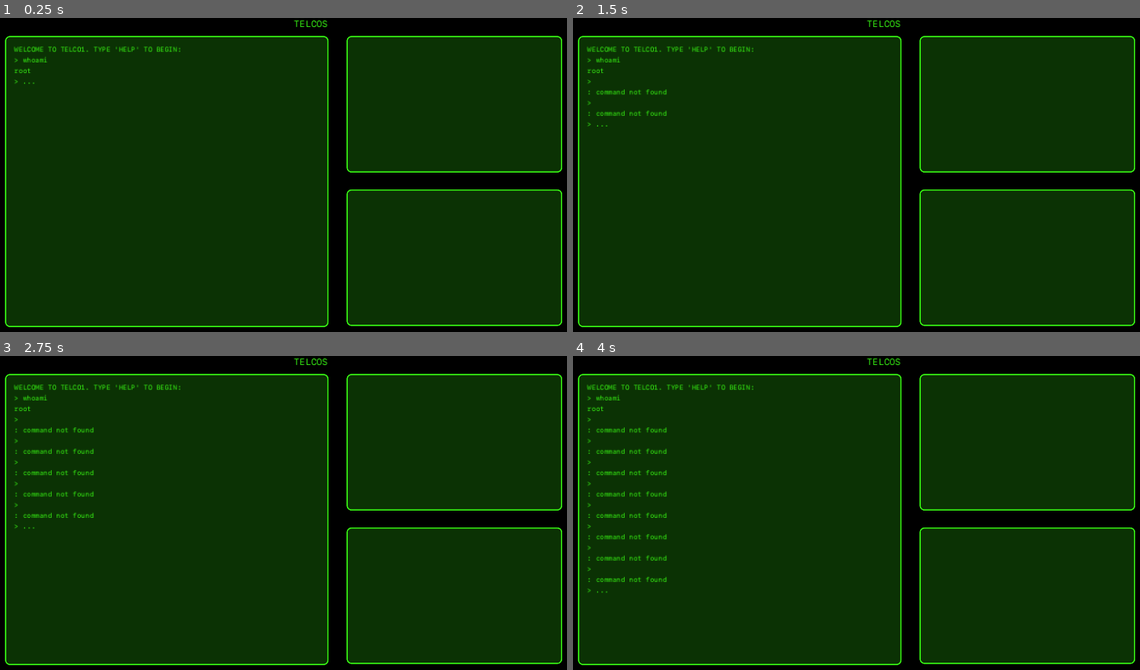
Above: before the commit, frames 1-4 (two rows, left to right).
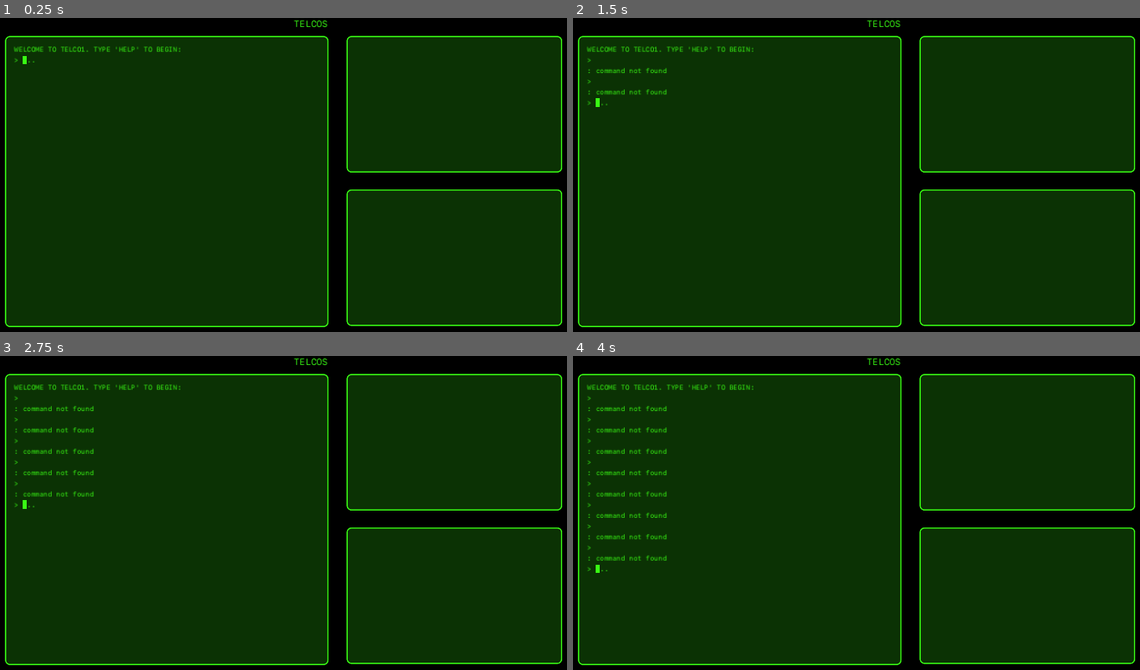
Above: after the commit, the same moments.

Repository: jwhenry28/TELCOS
Game: Godot game, scene res://scenes/main/main.tscn
The game is run twice, just before and just after one commit, with the same random seed, the same clock (stepped at 60 frames per second) and the same inputs.
Inputs:
- Up to frame 1 (0.25 s): no input
- Up to frame 2 (1.5 s): tap Enter (cmd_enter) at 0.5, 0.6 s; tap Backspace at 0.8, 1.35 s; tap Space at 1.25 s
- Up to frame 3 (2.75 s): tap Enter (cmd_enter) at 1.55, 2, 2.1 s; tap Backspace at 2.3 s
- Up to frame 4 (4 s): tap Space at 2.75 s; tap Backspace at 2.85, 3.8 s; tap Enter (cmd_enter) at 3.05, 3.5, 3.6 s

The runs differ from the first frame. In frame 1, less than 0.1% of the frame differs, in the area x 2-9%, y 12-22%; in frame 2, 0.3%, in the area x 2-17%, y 12-35%; in frame 3, 0.3%; in frame 4, 0.3%.

Commit message:
Added basic sound effects

Diff:
--- a/scenes/main/main.tscn
+++ b/scenes/main/main.tscn
@@ -1,9 +1,8 @@
-[gd_scene load_steps=7 format=3 uid="uid://dabc33oxpynev"]
+[gd_scene load_steps=6 format=3 uid="uid://dabc33oxpynev"]
 
 [ext_resource type="Script" path="res://scenes/main/main.gd" id="1_8xtc6"]
 [ext_resource type="FontFile" uid="uid://bgadrxg0ccdgb" path="res://fonts/SFMonoRegular.otf" id="1_wqm58"]
 [ext_resource type="PackedScene" uid="uid://dcu2kfgje6oqm" path="res://scenes/terminal/terminal.tscn" id="2_vjuq6"]
-[ext_resource type="Script" path="res://scenes/terminal/terminal.gd" id="3_2qah6"]
 [ext_resource type="PackedScene" uid="uid://bujr143jleqbn" path="res://scenes/telco_network/telco_network.tscn" id="6_klq8m"]
 [ext_resource type="Script" path="res://scenes/main/signal_bus.gd" id="7_7iogf"]
 
@@ -36,7 +35,6 @@
 horizontal_alignment = 1
 
 [node name="Terminal" parent="." instance=ExtResource("2_vjuq6")]
-script = ExtResource("3_2qah6")
 
 [node name="Comms" type="Panel" parent="."]
 offset_left = 640.0
--- a/scenes/main/signal_bus.gd
+++ b/scenes/main/signal_bus.gd
@@ -2,8 +2,10 @@
 
 # You can define any params to passthrough here if needed
 signal network_data(source: String, destination: String, data: String)
+signal terminal_state(state: String)
 signal change_telco(new_telco_name: String, username: String)
-signal telco_stdout(msg: String)
+signal terminal_stdout(msg: String)
+signal terminal_stderr(msg: String)
 
 
 func _ready() -> void:
--- a/scenes/telc_os/filesystem.gd
+++ b/scenes/telc_os/filesystem.gd
@@ -18,5 +18,4 @@
 
 
 func get_root_node() -> iNode:
-	print("filesystem: getting root node")
 	return $"root"
--- a/scenes/telc_os/i_node.gd
+++ b/scenes/telc_os/i_node.gd
@@ -100,8 +100,6 @@
 func verify_permissions(username:String, permission:String):
 	assert(permission == "r" or permission == "w" or permission == "x", "Invalid permission: " + permission)
 
-	print("verifying permission '" + permission + "' for " + username + " on " + self.filename)
-
 	var user_permissions = get_user_permissions(username)
 	var permission_bit = ""
 	match permission:
--- a/scenes/telc_os/telc_os.gd
+++ b/scenes/telc_os/telc_os.gd
@@ -32,7 +32,6 @@
 func _ready() -> void:
 	print("telcOS: loading")
 	filesys = $"FileSystem"
-	print("filesys type: ", filesys.get_class())
 	print("telcOS: done")
 
 
@@ -57,15 +56,6 @@
 	telco_state = TelcoState.RUNNING
 
 	load_telco_xml(telco_name)
-	print("\n\n\n" + telco_name.to_upper() + " LOADED. Sanity check:")
-	print("name: ", telco_name)
-	print("users: ", users)
-	print("shell: ", shell)
-	print("- builtins: ", shell.builtin_commands)
-	print("- guest: ", shell.guest_commands)
-	print(telco_name + " FILESYSTEM:")
-	filesys.get_tree_string_pretty()
-	filesys.get_root_node().print_inode_details(true)
 
 
 func initialize_session(username: String, cwd: String = "") -> void:
@@ -96,7 +86,6 @@
 	while parser.read() != ERR_FILE_EOF:
 		match parser.get_node_type():
 			XMLParser.NODE_ELEMENT:
-				print("NODE_ELEMENT")
 				var element_name = parser.get_node_name()
 				var attributes_dict = {}
 				for i in range(parser.get_attribute_count()):
@@ -105,11 +94,9 @@
 				match element_name:
 					'telco':
 						self.telco_name = attributes_dict['name']
-						print("setting telco name: ", self.telco_name)
 					'users':
 						pass
 					'user':
-						print("adding user: ", attributes_dict.get('name', ''))
 						var username = attributes_dict.get('name', '')
 						var password = attributes_dict.get('password', '')
 						var home = attributes_dict.get('home', '')
@@ -119,8 +106,6 @@
 						print(shell == null)
 						var builtins = attributes_dict.get('builtins', '').split(';')
 						var guest = attributes_dict.get('guest', '').split(';')
-						print("builtins: ", builtins)
-						print("guest: ", guest)
 						shell.assign_builtin_cmds(builtins)
 						shell.assign_guest_cmds(guest)
 					'filesys':
@@ -136,26 +121,20 @@
 						file_path += '/' + file_name
 						file_path = file_path.replace("//", "/")
 
-						print("file path: ", file_path)
 						var file_permissions = {}
 						if file_name != "" and file_unparsed_permissions == '':
-							print("inherting parent permissions")
 							var parent_path_array:PackedStringArray = file_path.split('/')
 							parent_path_array.remove_at(parent_path_array.size() - 1)
 							var parent_path:String = "/".join(parent_path_array)
 
-							print("parent_path: ", parent_path)
 							var parent_inode:iNode = get_inode_from_path(parent_path)
 							assert(parent_inode != null, "Parent inode not found")
 
-							print("parent_inode: ", parent_inode.filename)
 							file_permissions = parent_inode.permissions.duplicate()
 						else:
-							print("setting permissions")
 							for unparsed_permission in file_unparsed_permissions.split(';'):
 								if unparsed_permission == '':
 									continue
-								print("parsing: ", unparsed_permission)
 								var parsed_permission = unparsed_permission.split(':')
 								var username = parsed_permission[0]
 								var permissions = parsed_permission[1]
@@ -174,18 +153,14 @@
 								property_name = property_split[0]
 								property_value = property_split[1]
 
-							print("parsing: ", property)
 							file_properties[property_name] = property_value
 
 						if file_path == "/":
-							print("initializing filesystem")
 							filesys.initialize_filesystem(file_permissions, file_properties)
 							current_inode = filesys.get_root_node()
 						else:
-							print("creating inode: ", file_name)
 							var new_inode = iNode.new()
 							new_inode.initialize(file_name, file_type, file_permissions, file_properties)
-							print("adding inode: " + file_name)
 							add_to_filesystem(file_path, new_inode)
 
 							current_inode = new_inode
@@ -193,32 +168,24 @@
 			XMLParser.NODE_TEXT:
 				var content = parser.get_node_data().strip_edges(true, true)
 				if content != '':
-					print("NODE_TEXT")
-					print(current_inode.filename, ': ', content)
-
 					if current_inode.type == "executable":
 						assert(BINARIES.has(content) or SERVICES.has(content), "(" + telco_name + ") o implementation for executable: " + content)
 
 					current_inode.set_content(content)
 			XMLParser.NODE_ELEMENT_END:
-				print("NODE_ELEMENT_END")
 				var element_name = parser.get_node_name()
 				match element_name:
 					'inode':
-						print("inode end. updating file path")
 						var parent_path_array:PackedStringArray = file_path.split('/')
 						parent_path_array.remove_at(parent_path_array.size() - 1)
 						file_path = "/".join(parent_path_array)
 
-						print("new file path: ", file_path)
-
 
 func add_to_filesystem(file_path:String, inode:iNode) -> bool:
 	var file_path_array = file_path.split('/')
 	var current_node = filesys.get_root_node()
 
 	for dir in file_path_array.slice(1, file_path_array.size() - 1):
-		print("looking for '", dir, "' in '", current_node.name, "'")
 		var child_name = dir
 		current_node = current_node.get_child_inode(child_name)
 
@@ -230,8 +197,6 @@
 
 
 func path_to_absolute(file_path:String):
-	print("path_to_absolute: ", file_path)
-
 	var full_path = ""
 	if file_path.begins_with('/'):
 		full_path = file_path
@@ -244,11 +209,7 @@
 	if full_path.length() > 1 and full_path.ends_with('/'):
 		full_path = full_path.trim_suffix('/')
 
-	print("cleaned file path: ", full_path)
-
-	print("full path: ", full_path)
 	var path_parts = full_path.split('/')
-	print("path_parts: ", path_parts)
 	var absolute_path_parts = []
 	for part in path_parts:
 		if part == "..":
@@ -262,7 +223,7 @@
 		return "/"
 	if absolute_path_parts.size() == 1:
 		return "/" + absolute_path_parts[0]
-	print("absolute_path_parts: ", absolute_path_parts)
+
 	return "/".join(absolute_path_parts)
 
 
@@ -298,9 +259,7 @@
 
 
 func get_user_executables(username: String) -> Array[iNode]:
-	print("getting user executables for " + username)
 	if username == "":
-		print("user is guest")
 		return []
 
 	var executables: Array[iNode] = []
@@ -311,13 +270,8 @@
 		if dir_inode == null or !dir_inode.verify_permissions(username, "r"):
 			continue
 		for child in dir_inode.get_children():
-			print("child: ", child.filename)
 			if child.type == "executable" and child.verify_permissions(username, "x"):
 				executables.append(child)
-
-	print("executables: ")
-	for exe in executables:
-		print(" - ", exe.filename)
 
 	return executables
 
@@ -333,7 +287,11 @@
 
 
 func stdout(msg: String) -> void:
-	signal_bus.telco_stdout.emit(msg)
+	signal_bus.terminal_stdout.emit(msg)
+
+
+func stderr(msg: String) -> void:
+	signal_bus.terminal_stderr.emit(msg)
 
 
 func send_network_data(source: String, destination: String, data: String) -> void:
@@ -349,40 +307,29 @@
 
 
 func run_cmd(cmd_string: String) -> void:
-	print("running command: ", cmd_string)
 	var cmd_args = cmd_string.split(' ')
-	print("cmd_args: ", cmd_args)
 	var cmd = cmd_args[0]
-	print("cmd: ", cmd)
 	var argv = cmd_args.slice(1)
-	print("argv: ", argv)
-
 
 	var user_commands = get_user_commands(session.get_username())
-	print("checking builtins")
 	if user_commands.has(cmd):
-		print("running builtin")
 		BINARIES[cmd].callback.call(cmd, argv)
 		return
 
 	var executables = get_user_executables(session.get_username())
-	print("checking executables")
 	for exe in executables:
 		if exe.filename == cmd:
-			print("running executable")
 			cmd = exe.get_executable()
 			BINARIES[cmd].callback.call(cmd, argv)
 			return
 
 	var absolute_path = path_to_absolute(cmd)
 	var executable_inode = get_inode_from_path(absolute_path)
-	print("checking absolute filepath")
 	if executable_inode != null and BINARIES.has(executable_inode.get_executable()):
 		if !executable_inode.verify_permissions(session.get_username(), "x"):
-			stdout("permission denied")
+			stderr("permission denied")
 			return
 
-		print("running executable from absolute filepath")
 		cmd = executable_inode.get_executable()
 		BINARIES[cmd].callback.call(cmd, argv)
 		return
@@ -430,10 +377,8 @@
 
 	for exe in executables:
 		var executable_key = exe.get_executable()
-		print("checking: ", executable_key)
 		assert (executable_key != "", "Executable key not found")
 		msg += exe.filename.to_upper() + ": " + BINARIES[executable_key].help + "\n"
-
 
 	stdout(msg)
 
@@ -463,34 +408,26 @@
 	var verbose = false
 
 	if argv.size() == 0:
-		print("no args, using cwd")
 		path = session.cwd
 	elif argv.size() == 1:
 		if argv[0].begins_with('-'):
-			print("no args, using cwd with flag")
 			verbose = argv[0] == '-l'
 			path = session.cwd
 		else:
-			print("path arg: ", argv[0])
 			path = argv[0]
 	elif argv.size() == 2:
-		print("path and flag: ", argv[0], argv[1])
 		verbose = argv[0] == '-l'
 		path = argv[1]
-	print("path: ", path)
 
 	var absolute_path = path_to_absolute(path)
-	print("absolute_path: ", absolute_path)
 
 	var target_inode = get_inode_from_path(absolute_path)
 	if target_inode == null:
-
 		stdout("no such file or directory: " + path)
 		return
 
 	if !target_inode.verify_permissions(session.get_username(), "r"):
-
-		stdout("permission denied: " + path)
+		stderr("permission denied")
 		return
 
 	if target_inode.type == "dir":
@@ -512,7 +449,6 @@
 	var path = ""
 	if argv.size() == 0:
 		if session.user == null or session.user.home == "":
-
 			stdout("no home dir set")
 			return
 		path = session.user.home
@@ -520,45 +456,37 @@
 		path = argv[0]
 
 	var absolute_path = path_to_absolute(path)
-	print("absolute_path: ", absolute_path)
 
 	var target_inode = get_inode_from_path(absolute_path)
 	if target_inode == null:
-
 		stdout("no such file or directory")
 		return
 
 	if !target_inode.verify_permissions(session.get_username(), "r"):
-
-		stdout("permission denied")
+		stderr("permission denied")
 		return
 
 	if target_inode.type == "dir":
 		session.cwd = absolute_path
 	else:
-
 		stdout("not a directory")
 
 
 func cat_cmd(cmd: String, argv: Array):
 	if argv.size() != 1:
-
 		stdout("usage: " + cmd + " <path>")
 		return
 
 	var path = argv[0]
 	var absolute_path = path_to_absolute(path)
-	print("absolute_path: ", absolute_path)
 
 	var target_inode = get_inode_from_path(absolute_path)
 	if target_inode == null:
-
 		stdout("no such file or directory")
 		return
 
 	if !target_inode.verify_permissions(session.get_username(), "r"):
-
-		stdout("permission denied")
+		stderr("permission denied")
 		return
 
 	if target_inode.type == "file":
@@ -578,9 +506,12 @@
 	var username = auth_string.split(':')[0]
 	var password = auth_string.split(':')[1]
 
+	if get_user_from_username(username) == null:
+		stdout("user not found")
+		return
+
 	if !authenticate_user(username, password):
-
-		stdout("invalid credentials")
+		stderr("invalid credentials")
 		return
 
 	initialize_session(username)
@@ -606,6 +537,7 @@
 	print("dialing telco: ", dst_telco)
 
 	stdout("dialing...")
+	signal_bus.terminal_state.emit("DIALING")
 	send_network_data(telco_name, dst_telco, data)
 	telco_state = TelcoState.DIALING
 
@@ -624,7 +556,7 @@
 		return
 
 	if !target_inode.verify_permissions(session.get_username(), "r"):
-		stdout("permission denied")
+		stderr("permission denied")
 		return
 
 	if target_inode.type != "file":
@@ -653,6 +585,6 @@
 
 	if authenticate_user(username, password):
 		signal_bus.change_telco.emit(auth_telco_name, username)
-		signal_bus.telco_stdout.emit(auth_telco_name + ": welcome " + username + "!")
-	else:
-		send_network_data(source, telco_name, "msg.service " + "unauthorized")
+		stdout(auth_telco_name + ": welcome " + username + "!")
+	else:
+		stderr("unauthorized")
--- a/scenes/telco_network/telco_network.gd
+++ b/scenes/telco_network/telco_network.gd
@@ -26,6 +26,8 @@
 				print("telco added")
 			file_name = dir.get_next()
 
+	get_telco("telco1").initialize_session("dialer")
+
 
 func get_telco(telco_name: String):
 	for telco in self.get_children():
--- a/scenes/terminal/terminal.gd
+++ b/scenes/terminal/terminal.gd
@@ -1,4 +1,9 @@
 extends Panel
+
+enum TerminalState {
+	TYPING,
+	DIALING,
+}
 
 var TERMINAL_GREEN: Color = Color8(57, 255, 20, 255)
 var BG_TERMINAL_GREEN: Color = Color8(11, 50, 4, 255)
@@ -12,13 +17,16 @@
 var cmd_prompt_textedit: TextEdit
 var terminal_history_scrollbar: VScrollBar
 var telco_network
+var terminal_noises: Node
+var num_typing_noises: int
+var animation_timing: float
+var animation_label: Label
+var msg_buffer: Array[Dictionary]
+
 var signal_bus
 
 var connected_telco: String
-var terminal_history: Array[String] = [
-	"> whoami",
-	"root"
-]
+var terminal_state: TerminalState
 
 # Called when the node enters the scene tree for the first time.
 func _ready() -> void:
@@ -28,27 +36,75 @@
 	cmd_prompt_textedit = $"TerminalHistory/VBoxContainer/HBoxContainer/CmdPrompt"
 	terminal_history_scrollbar = $"TerminalHistory".get_v_scroll_bar()
 	telco_network = $"../TelcoNetwork"
+	terminal_noises = $"TerminalNoises"
+
+	var dir = DirAccess.open("res://assets/sounds/typing")
+	assert(dir != null, "Failed to open telcos directory")
+
+	if dir:
+		dir.list_dir_begin()
+		var file_name = dir.get_next()
+		var type_count = 1
+		while file_name != "":
+			if !dir.current_is_dir() and file_name.ends_with(".wav"):
+				print("loading typing noise: ", file_name)
+				var new_typing_noise = AudioStreamPlayer.new()
+				new_typing_noise.name = "type" + str(type_count)
+				new_typing_noise.stream = load("res://assets/sounds/typing/" + file_name)
+				terminal_noises.add_child(new_typing_noise)
+				type_count += 1
+			file_name = dir.get_next()
+		num_typing_noises = type_count - 1
 
 	signal_bus = $"../SignalBus"
-	signal_bus.telco_stdout.connect(add_to_history)
+	signal_bus.terminal_stdout.connect(add_to_history)
+	signal_bus.terminal_stderr.connect(_on_stderr)
 	signal_bus.change_telco.connect(_on_change_telco)
+	signal_bus.terminal_state.connect(_on_terminal_state)
 
 	last_sibling_index = vbox_container.get_child_count() - 2
 	connected_telco = "telco1"
+	terminal_state = TerminalState.TYPING
+	msg_buffer = []
 
-	for item in terminal_history:
-		add_to_history(item)
-
+	cmd_prompt_textedit.grab_focus()
+	print(vbox_container.get_tree_string_pretty())
 	print("terminal: done")
 
 
 # Called every frame. 'delta' is the elapsed time since the previous frame.
-func _process(_delta: float) -> void:
+func _process(delta: float) -> void:
 	if old_max_scroll_height < terminal_history_scrollbar.max_value:
 		adjust_scrollbar()
 		old_max_scroll_height = terminal_history_scrollbar.max_value
 
+	match terminal_state:
+		TerminalState.TYPING:
+			pass
+		TerminalState.DIALING:
+			var fps: float = 3.0
+			var num_frames: int = 3
+			var duration: int = 3
+			animation_timing += delta
+			var dialing_msg = "dialing" + ".".repeat(int(animation_timing / (1.0 / fps)) % num_frames)
+			animation_label.text = dialing_msg
+
+			if animation_timing > duration:
+				signal_bus.terminal_state.emit("TYPING")
+
+
+func _input(event):
+	if event is InputEventKey and event.is_pressed() and !event.is_echo():
+		if event.keycode == KEY_ENTER:
+			terminal_noises.get_node("enter").play()
+		elif event.keycode == KEY_BACKSPACE:
+			terminal_noises.get_node("backspace").play()
+		else:
+			var type_sound_name = "type" + str(randi() % num_typing_noises + 1)
+			terminal_noises.get_node(type_sound_name).play()
+
 	if Input.is_action_just_released("cmd_enter"):
+		print("consuming textedit")
 		var cmd = consume_text().strip_edges(true, true)
 		add_to_history("> " + cmd)
 
@@ -66,17 +122,30 @@
 	if terminal_history_scrollbar != null:
 		terminal_history_container.scroll_vertical = terminal_history_scrollbar.max_value
 
+func add_to_history(text: String, is_stderr: bool = false) -> void:
+	print("adding to history: ", text)
+	print("terminal state: ", TerminalState.keys()[terminal_state])
+	if terminal_state == TerminalState.TYPING:
+		var label = Label.new()
+		label.name = text
+		label.text = text
+		label.autowrap_mode = TextServer.AUTOWRAP_WORD
+		label.add_theme_color_override("font_color", TERMINAL_GREEN)
+		label.add_theme_font_size_override("font_size", FONT_SIZE)
 
-func add_to_history(text: String) -> void:
-	var label = Label.new()
-	label.text = text
-	label.autowrap_mode = TextServer.AUTOWRAP_WORD
-	label.add_theme_color_override("font_color", TERMINAL_GREEN)
-	label.add_theme_font_size_override("font_size", FONT_SIZE)
+		var last_sibling = vbox_container.get_child(last_sibling_index)
+		last_sibling_index += 1
+		last_sibling.add_sibling(label)
 
-	var last_sibling = vbox_container.get_child(last_sibling_index)
-	last_sibling_index += 1
-	last_sibling.add_sibling(label)
+		if is_stderr:
+			terminal_noises.get_node("stderr").play()
+	else:
+		var msg = {"text": text, "is_stderr": is_stderr}
+		msg_buffer.append(msg)
+
+
+func _on_stderr(msg: String) -> void:
+	add_to_history(msg, true)
 
 
 func _on_change_telco(new_telco_name: String, username: String) -> void:
@@ -85,3 +154,19 @@
 
 	var telcOS = telco_network.get_telco(connected_telco)
 	telcOS.initialize_session(username)
+
+
+func _on_terminal_state(state: String) -> void:
+	terminal_state = TerminalState.get(state)
+
+	match terminal_state:
+		TerminalState.TYPING:
+			cmd_prompt_textedit.grab_focus()
+			while msg_buffer.size() > 0:
+				var msg = msg_buffer.pop_front()
+				add_to_history(msg.text, msg.is_stderr)
+		TerminalState.DIALING:
+			animation_timing = 0.0
+			animation_label = vbox_container.get_child(last_sibling_index)
+			cmd_prompt_textedit.release_focus()
+			terminal_noises.get_node("dial").play()
--- a/scenes/terminal/terminal.tscn
+++ b/scenes/terminal/terminal.tscn
@@ -1,4 +1,10 @@
-[gd_scene load_steps=2 format=3 uid="uid://dcu2kfgje6oqm"]
+[gd_scene load_steps=7 format=3 uid="uid://dcu2kfgje6oqm"]
+
+[ext_resource type="Script" path="res://scenes/terminal/terminal.gd" id="1_w2tw2"]
+[ext_resource type="AudioStream" uid="uid://dkvmkfh4hh8hp" path="res://assets/sounds/backspace.wav" id="2_xrpqi"]
+[ext_resource type="AudioStream" uid="uid://digw3ohtair7r" path="res://assets/sounds/enter.wav" id="4_7r8uo"]
+[ext_resource type="AudioStream" uid="uid://5dxbn8v7fqnb" path="res://assets/sounds/dial.mp3" id="4_swunc"]
+[ext_resource type="AudioStream" uid="uid://brxpld4vm4y3g" path="res://assets/sounds/error2.wav" id="5_suyrr"]
 
 [sub_resource type="StyleBoxFlat" id="StyleBoxFlat_i6ckf"]
 bg_color = Color(0, 0, 0, 0)
@@ -8,6 +14,7 @@
 offset_top = 32.0
 offset_right = 608.0
 offset_bottom = 550.0
+script = ExtResource("1_w2tw2")
 
 [node name="TerminalHistory" type="ScrollContainer" parent="."]
 layout_mode = 1
@@ -30,16 +37,6 @@
 layout_mode = 2
 text = "WELCOME TO TELCO1. TYPE 'HELP' TO BEGIN:"
 
-[node name="whoami" type="Label" parent="TerminalHistory/VBoxContainer"]
-visible = false
-layout_mode = 2
-text = "> whoami"
-
-[node name="telco1" type="Label" parent="TerminalHistory/VBoxContainer"]
-visible = false
-layout_mode = 2
-text = "telco1@telco1"
-
 [node name="HBoxContainer" type="HBoxContainer" parent="TerminalHistory/VBoxContainer"]
 layout_mode = 2
 
@@ -59,3 +56,17 @@
 placeholder_text = "..."
 wrap_mode = 1
 autowrap_mode = 1
+
+[node name="TerminalNoises" type="Node" parent="."]
+
+[node name="enter" type="AudioStreamPlayer" parent="TerminalNoises"]
+stream = ExtResource("4_7r8uo")
+
+[node name="backspace" type="AudioStreamPlayer" parent="TerminalNoises"]
+stream = ExtResource("2_xrpqi")
+
+[node name="dial" type="AudioStreamPlayer" parent="TerminalNoises"]
+stream = ExtResource("4_swunc")
+
+[node name="stderr" type="AudioStreamPlayer" parent="TerminalNoises"]
+stream = ExtResource("5_suyrr")
--- /dev/null
+++ b/scenes/terminal/terminal_area.gd
@@ -0,0 +1,11 @@
+extends Area2D
+
+
+# Called when the node enters the scene tree for the first time.
+func _ready() -> void:
+	pass # Replace with function body.
+
+
+# Called every frame. 'delta' is the elapsed time since the previous frame.
+func _process(delta: float) -> void:
+	pass
Not shown, added: assets/sounds/backspace.wav.import
Not shown, added: assets/sounds/computer-error.mp3.import
Not shown, added: assets/sounds/dial.mp3.import
Not shown, added: assets/sounds/enter.wav.import
Not shown, added: assets/sounds/error-126627.mp3.import
Not shown, added: assets/sounds/error1.wav.import
Not shown, added: assets/sounds/error2.wav.import
Not shown, added: assets/sounds/glitchy-high-beep-fx.wav.import
Not shown, added: assets/sounds/printer-typewriter.mp3.import
Not shown, added: assets/sounds/typing/type1.wav.import
Not shown, added: assets/sounds/typing/type2.wav.import
Not shown, added: assets/sounds/typing/type3.wav.import
(and 12 more such lines)
